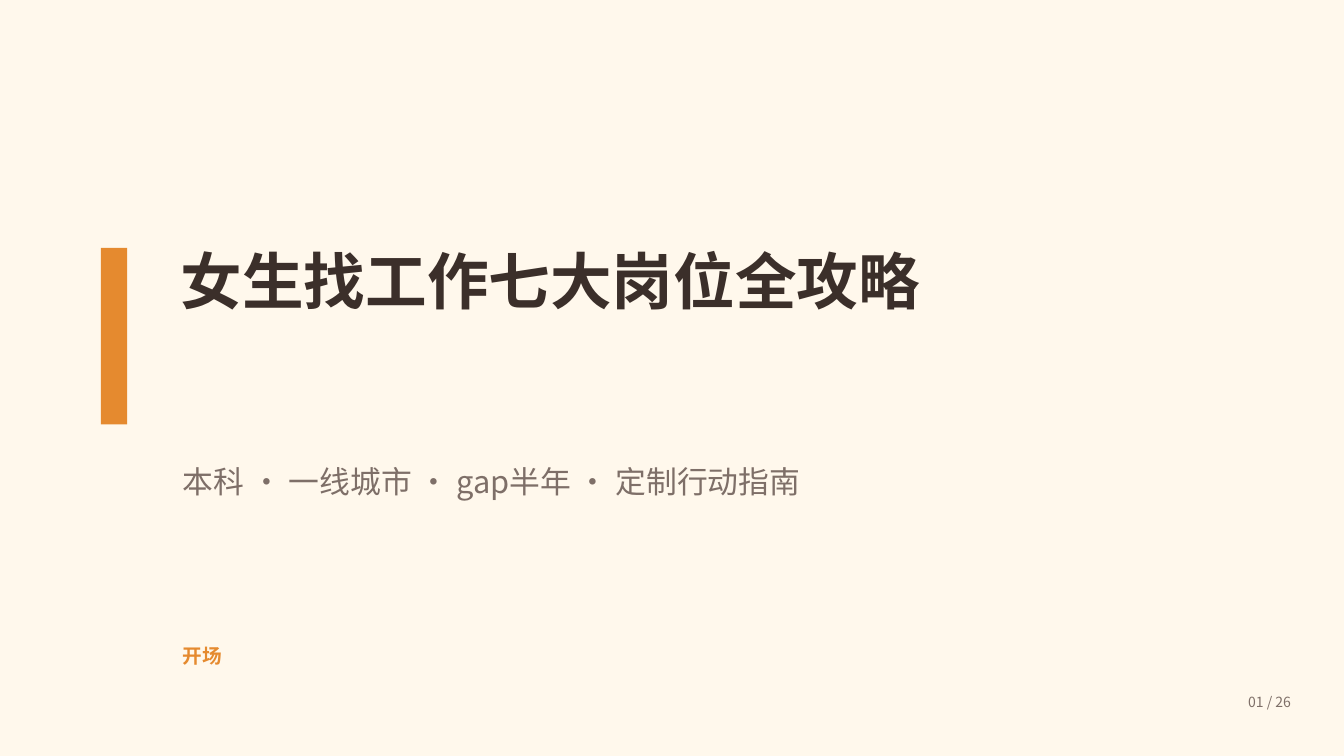
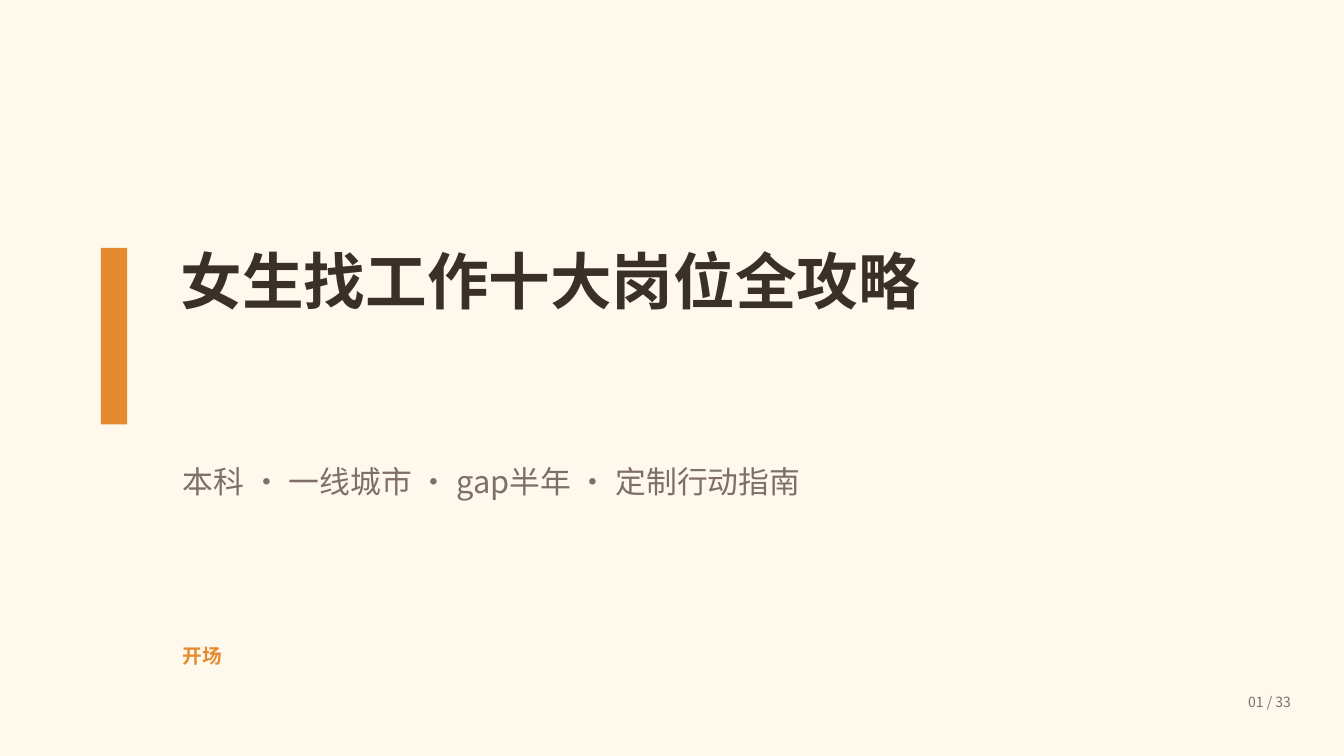
Before and after one commit to Honglixi99/Honglixi99.github.io, a slide deck: slide 1 of static/lulu/ppt/career-guide.pptx. Drawn at 1344x756 pixels with LibreOffice and Linux fonts; fonts in the diff are those of the drawing. Boxes give left, top, right and bottom in pixels: in the first picture for what was removed or moved away, otherwise in the second. Text is boxed around its words. In the diff, an @@ line names an element or a change of style, - is before the commit and + after.

```diff
--- a/static/lulu/ppt/career-guide.pptx
+++ b/static/lulu/ppt/career-guide.pptx
@@ text at bbox=[181, 251, 920, 310]: text changed @@
-女生找工作七大岗位全攻略
+女生找工作十大岗位全攻略
@@ text at bbox=[1248, 696, 1291, 707]: text changed @@
-01 / 26
+01 / 33
```
Also in this commit, not shown: 25 other slides changed, 7 slides added, 6 other files.
